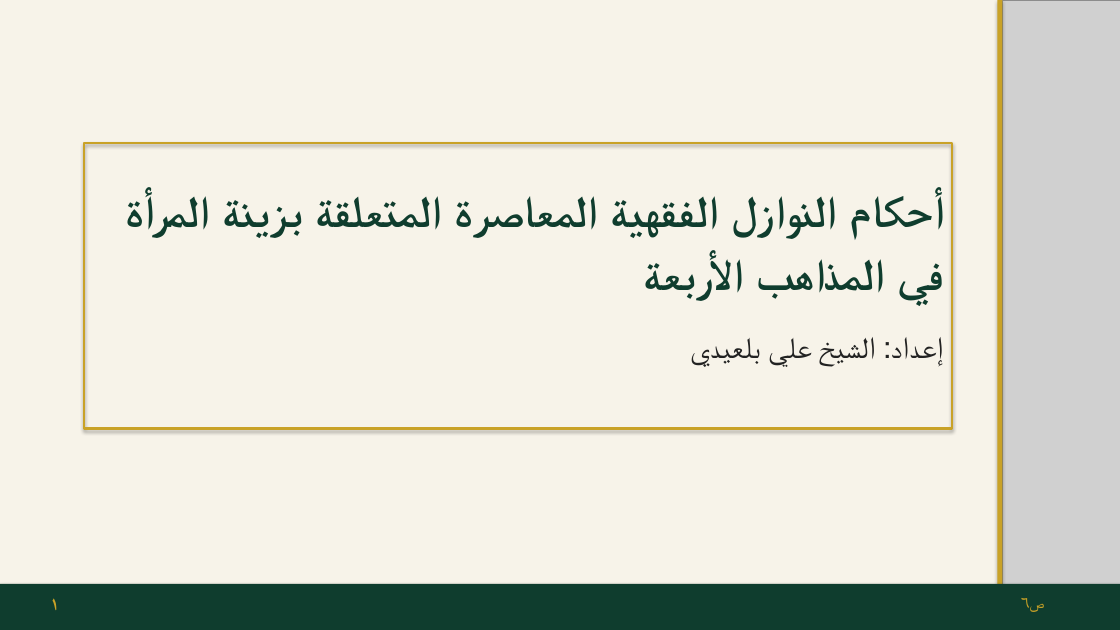
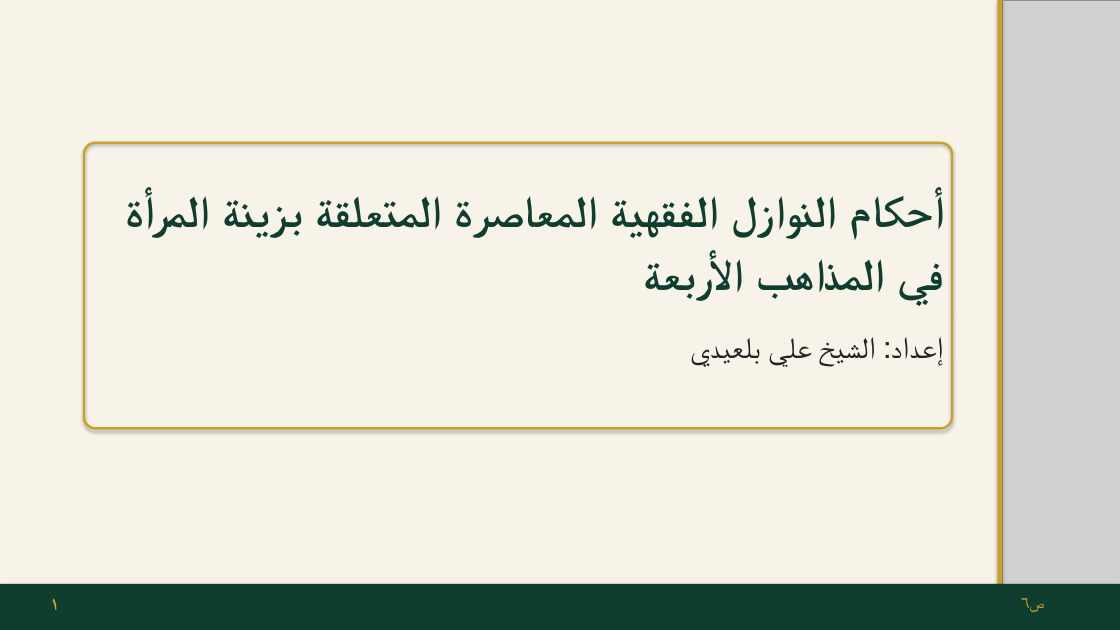
Before and after one commit to With-AI-Agent/Pembangun-Sistem, a slide deck: slide 1 of sistem-presentasi/deck-aktif/presentasi-tesis-fikih-hiasan-wanita/keluaran/presentasi-tesis-fikih-hiasan-wanita.pptx. Drawn at 1120x630 pixels with LibreOffice and Linux fonts; fonts in the diff are those of the drawing; grey boxes stand for pictures. Boxes give left, top, right and bottom in pixels: in the first picture for what was removed or moved away, otherwise in the second. Text is boxed around its words. In the diff, an @@ line names an element or a change of style, - is before the commit and + after.

Commit message:
v5: sanitizer harakat + layout kaya (dashboard rounded) + akumulasi riset
- 02: F2 akumulasi pengetahuan (riset didokumentasikan, distil, kontradiksi diputuskan;
  diterima dgn penyaring); G aturan bahasa/harakat (strip tashkeel, utamakan verbatim,
  tinjauan penutur asli utk deck berisiko); H library layout kaya (dashboard/KPI,
  multi-kolom, gambar+teks, alur, rounded).
- build_deck_v5.py: sanitizer tashkeel otomatis; slide metode jadi DASHBOARD 3 kartu
  ROUNDED_RECTANGLE (multi-objek); aspect-band & bebas-kurung dipertahankan.
- Verifikasi: 0 tashkeel, 3 kartu roundRect di S9, 14 slide.

```diff
--- a/sistem-presentasi/deck-aktif/presentasi-tesis-fikih-hiasan-wanita/keluaran/presentasi-tesis-fikih-hiasan-wanita.pptx
+++ b/sistem-presentasi/deck-aktif/presentasi-tesis-fikih-hiasan-wanita/keluaran/presentasi-tesis-fikih-hiasan-wanita.pptx
@@ rounded rectangle at [84, 143, 952, 429]: rectangle to rounded rectangle @@
```
Also in this commit, not shown: 11 other slides changed, 3 other files.
